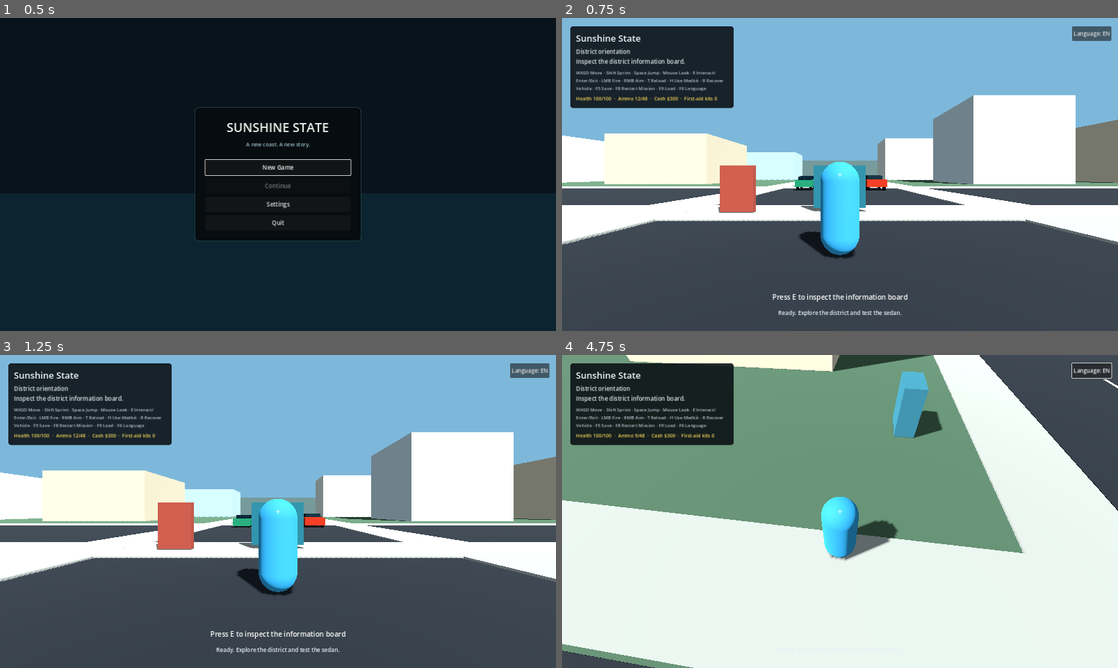
Above: before the commit, frames 1-4 (two rows, left to right).
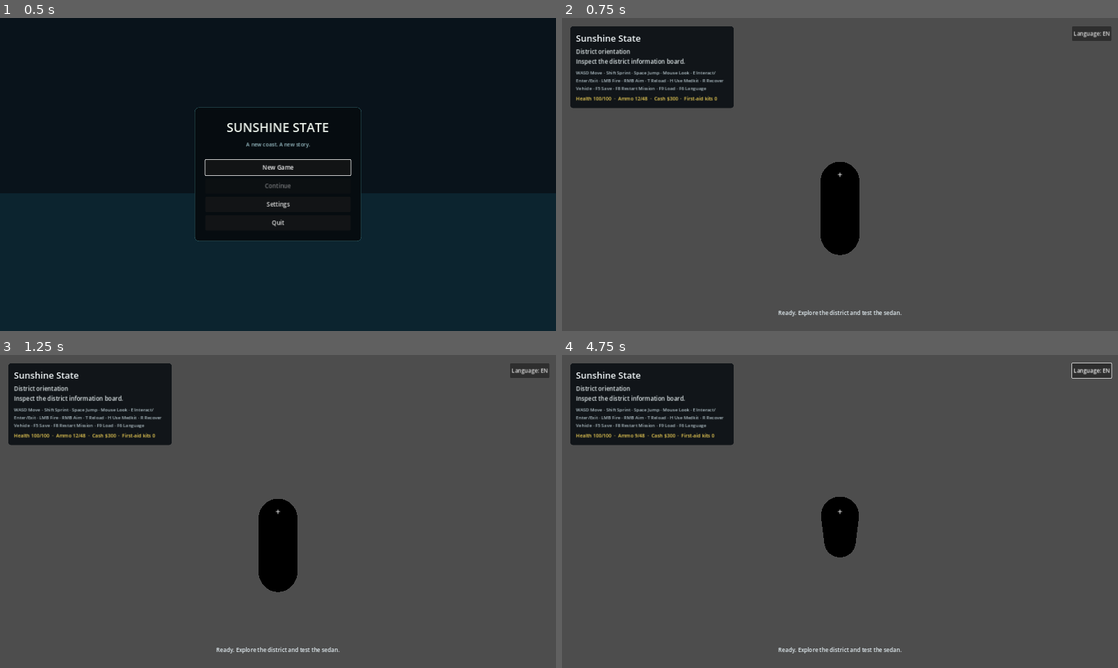
Above: after the commit, the same moments.

Repository: KenlikDev/sunshine-state
Game: Godot game, scene res://scenes/ui/main_menu.tscn
Two runs of this game, one before a commit and one after it. Both use one fixed random seed, a clock stepped at 60 frames per second and the inputs below.
Inputs (mouse positions are in pixels of both pictures, inside the frame that each line leads up to):
- Up to frame 1 (0.5 s): no input
- Up to frame 2 (0.75 s): click "New Game" at 0.5 s
- Up to frame 3 (1.25 s): no input
- Up to frame 4 (4.75 s): click "Language: EN" at 1.25 s; click "Язык: RU" at 2 s; move the mouse to (867, 511) at 2.77 s; hold Right mouse button (aim_weapon) 2.78-3.53 s; hold W (move_forward) from 2.78 s (still down); move the mouse to (812, 511) at 3.52 s; click (812, 511) at 3.6 s; move the mouse to (851, 505) at 4.27 s; tap E (interact) at 4.35 s

Frame 1 is identical in both runs. In frame 2, 56% of the frame differs, in the area x 0-100%, y 0-91%; in frame 3, 56%; in frame 4, 86%, in the area x 0-100%, y 0-100%.
Error after the commit: Parse Error: Preload file "res://scripts/world/day_night_cycle.gd" does not exist. (res://scripts/world/greybox_district.gd:12)

Commit message:
feat: attach a real-time day-night cycle to the district environment

Diff:
--- a/scripts/world/greybox_district.gd
+++ b/scripts/world/greybox_district.gd
@@ -9,6 +9,7 @@
 const POLICE_SCENE: PackedScene = preload("res://scenes/police/police_officer.tscn")
 const CRIME_SCENE: PackedScene = preload("res://scenes/crime/graffiti_spot.tscn")
 const SHOP_SCENE: PackedScene = preload("res://scenes/economy/shop_interactable.tscn")
+const DAY_NIGHT_SCRIPT: Script = preload("res://scripts/world/day_night_cycle.gd")
 
 
 func _ready() -> void:
@@ -44,6 +45,11 @@
 	sunlight.shadow_enabled = true
 	sunlight.directional_shadow_max_distance = 100.0
 	add_child(sunlight)
+
+	var day_night_cycle := Node.new()
+	day_night_cycle.name = "DayNightCycle"
+	day_night_cycle.set_script(DAY_NIGHT_SCRIPT)
+	add_child(day_night_cycle)
 
 
 func _create_ground_and_roads() -> void:
